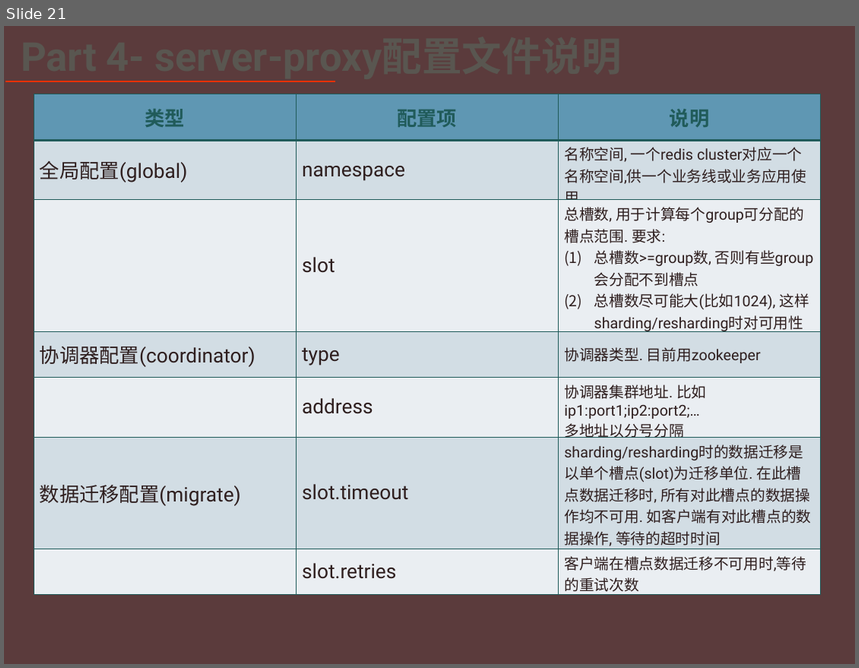
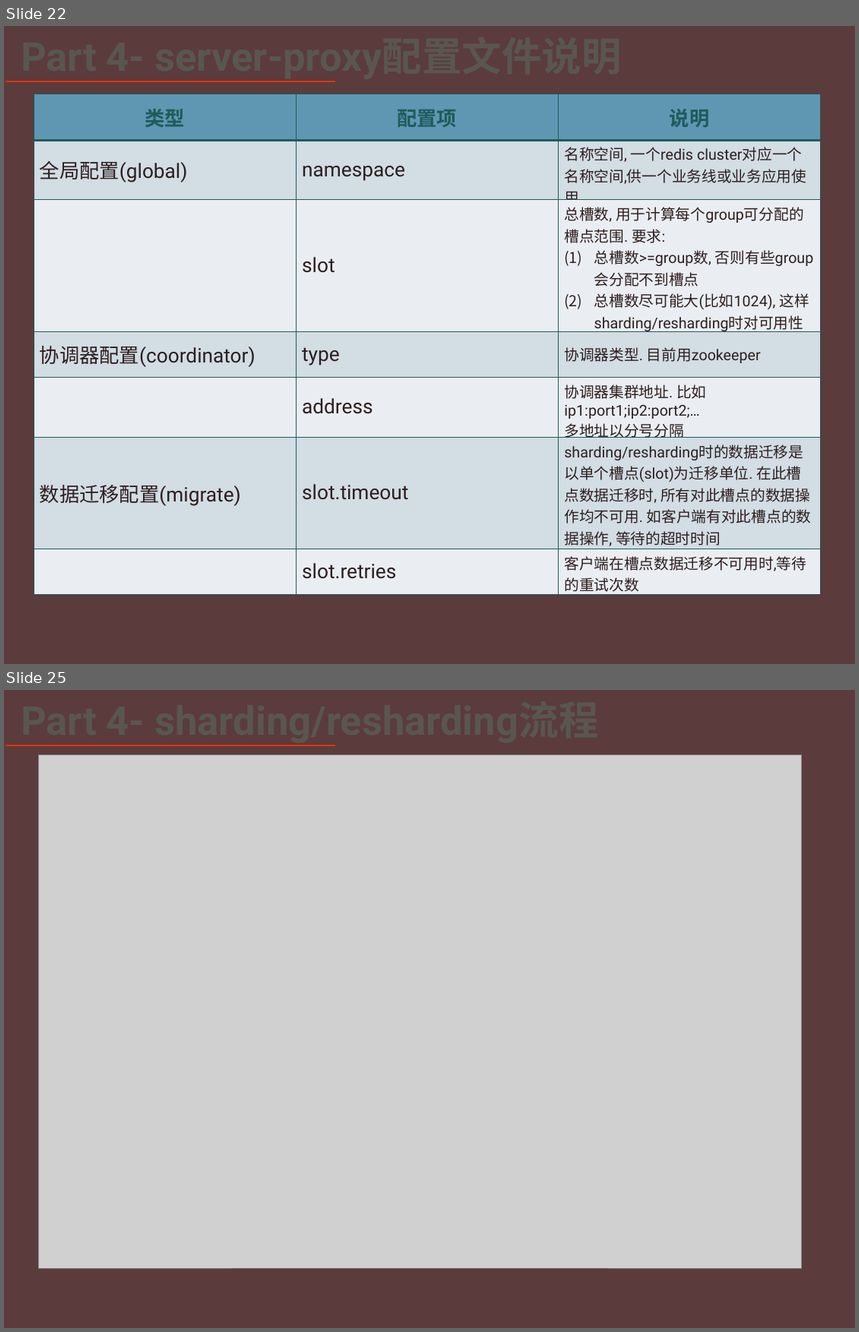
Before and after one commit to 18965050/-, a slide deck: 基于多数据库的分布式缓存系统方案设计.pptx. Shown one above the other, each under a label of ours: slide 21 before the commit, slides 22 and 25 after it; the slides between them are not shown. The pictures are 859x668 and 859x1332 pixels, drawn with LibreOffice and Linux fonts; fonts in the diff are those of the drawing; grey boxes stand for pictures; background and template pictures are left out. Boxes give left, top, right and bottom in pixels: in the first picture for what was removed or moved away, otherwise in the second. Text is boxed around its words. In the diff, an @@ line names an element or a change of style, - is before the commit and + after.

```diff
--- a/基于多数据库的分布式缓存系统方案设计.pptx
+++ b/基于多数据库的分布式缓存系统方案设计.pptx
@@ slide 25 added at (x1=4, y1=690, x2=855, y2=1328), background picture (left out) @@
@@ text added at (x1=21, y1=693, x2=598, y2=745), 48 pt, text #595650, bold @@
+Part 4- sharding/resharding流程
@@ freeform shape added at (x1=6, y1=745, x2=335, y2=750), outline #E83100 1.75 pt @@
@@ picture added at (x1=38, y1=755, x2=802, y2=1268) @@
@@ what was slide 21 is now slide 22 @@
```
Also in this commit, not shown: 5 slides changed, 18 other slides added, 10 other files.
